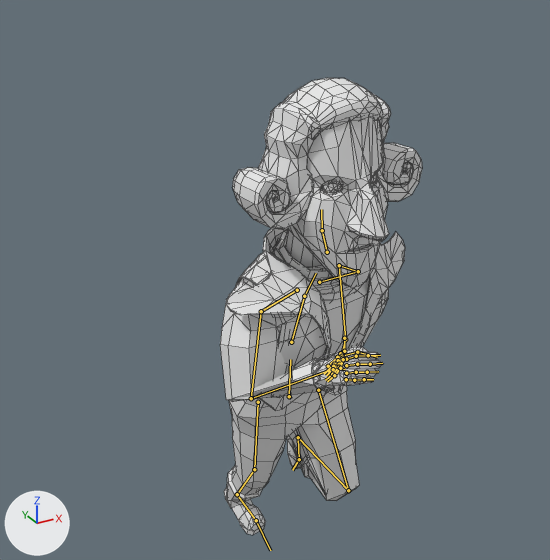
The FBX model Assets/Models/pasquale.fbx: old version first, new version second.
Before and after are seen from a 50 mm lens placed at (-4.5, -7.92, 8.46), pointed at (-0.32, -0.31, 4.66). The axes (+X, +Y, +Z) are drawn at lower left. The lights are the same throughout. Both versions are drawn at frame 1 of the action 'root|h_jumptoremap'; the numbers are the values there. The bones that bend it are drawn over the model as lines. Mesh edges are drawn as thin lines.

In view in the first picture: 'LOW', 'LOW.001'.
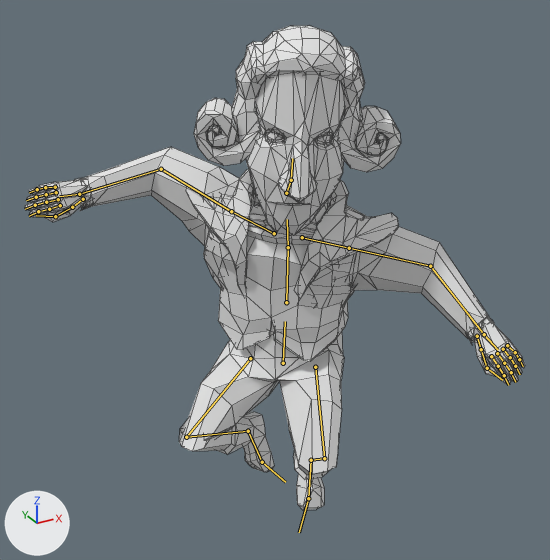
Location of each change, [x1, y1, x2, y2] in pixels of the pictures (550 x 560 px):
```json
{"object": "LOW", "change": "posed", "before": [220, 78, 422, 535], "after": [25, 26, 525, 510], "on screen": "147% wider"}
{"object": "LOW.001", "change": "posed", "before": [226, 227, 405, 411], "after": [186, 169, 399, 362], "on screen": "19% wider"}
{"bone": "root.x", "before": "(289, 396) to (290, 359)", "after": "(283, 363) to (285, 321)"}
{"bone": "thigh_stretch.l", "before": "(318, 390) to (348, 490)", "after": "(315, 367) to (324, 458)"}
{"bone": "leg_stretch.l", "before": "(348, 490) to (298, 437)", "after": "(324, 458) to (311, 460)"}
{"bone": "foot.l", "before": "(298, 437) to (299, 459)", "after": "(311, 460) to (308, 498)"}
{"bone": "thigh_stretch.r", "before": "(258, 402) to (254, 469)", "after": "(250, 358) to (186, 437)"}
{"bone": "leg_stretch.r", "before": "(254, 469) to (237, 494)", "after": "(186, 437) to (248, 431)"}
{"bone": "foot.r", "before": "(237, 494) to (256, 520)", "after": "(248, 431) to (262, 462)"}
{"bone": "spine_01.x", "before": "(291, 342) to (304, 296)", "after": "(286, 302) to (288, 247)"}
{"bone": "neck.x", "before": "(327, 252) to (322, 230)", "after": "(286, 193) to (291, 180)"}
{"bone": "head.x", "before": "(322, 230) to (321, 209)", "after": "(291, 180) to (292, 158)"}
{"bone": "shoulder.r", "before": "(297, 290) to (261, 311)", "after": "(274, 233) to (231, 211)"}
{"bone": "arm_stretch.r", "before": "(261, 311) to (251, 398)", "after": "(231, 211) to (161, 169)"}
{"bone": "forearm_stretch.r", "before": "(251, 398) to (328, 370)", "after": "(161, 169) to (79, 194)"}
{"bone": "hand.r", "before": "(328, 370) to (345, 369)", "after": "(79, 194) to (59, 196)"}
{"bone": "shoulder.l", "before": "(319, 282) to (358, 271)", "after": "(302, 237) to (349, 248)"}
{"bone": "arm_stretch.l", "before": "(358, 271) to (339, 265)", "after": "(349, 248) to (430, 266)"}
{"bone": "forearm_stretch.l", "before": "(339, 265) to (345, 339)", "after": "(430, 266) to (484, 334)"}
{"bone": "hand.l", "before": "(345, 339) to (341, 355)", "after": "(484, 334) to (498, 350)"}
```

Edits to the scene script, one JSON object a line:
```json
{"block": "bone_root_x", "where": "bone_root_x = bpy.data.objects['root'].pose.bones['root.x']"}
{"op": "set", "path": "bone_root_x.location", "old": "(0.0, -21.0, 33.0)", "new": "(-6.0, 30.0, 31.0)"}
{"op": "set", "path": "bone_root_x.rotation_quaternion", "old": "(0.996, 0.067, -0.058, -0.015)", "new": "(0.929, -0.034, -0.363, -0.058)", "note": "degrees (8, -6, -2) -> degrees (-2, -43, -6)"}
{"block": "bone_thigh_stretch_l", "where": "bone_thigh_stretch_l = bpy.data.objects['root'].pose.bones['thigh_stretch.l']  # child of 'root.x'"}
{"op": "set", "path": "bone_thigh_stretch_l.rotation_quaternion", "old": "(0.932, 0.231, -0.084, 0.267)", "new": "(0.823, 0.336, -0.162, 0.428)", "note": "degrees (24, -16, 28) -> degrees (30, -34, 46)"}
{"block": "bone_leg_stretch_l", "where": "bone_leg_stretch_l = bpy.data.objects['root'].pose.bones['leg_stretch.l']  # child of 'thigh_stretch.l'"}
{"op": "set", "path": "bone_leg_stretch_l.rotation_quaternion", "old": "(-0.431, 0.729, 0.049, 0.529)", "new": "(-0.466, 0.683, 0.009, 0.562)", "note": "degrees (-97, -54, -41) -> degrees (-84, -51, -54)"}
{"block": "bone_foot_l", "where": "bone_foot_l = bpy.data.objects['root'].pose.bones['foot.l']  # child of 'leg_stretch.l'"}
{"op": "set", "path": "bone_foot_l.rotation_quaternion", "old": "(0.997, 0.06, 0.008, 0.055)", "new": "(0.985, 0.099, -0.142, 0.002)", "note": "degrees (7, 1, 6) -> degrees (12, -16, -1)"}
{"block": "bone_thigh_stretch_r", "where": "bone_thigh_stretch_r = bpy.data.objects['root'].pose.bones['thigh_stretch.r']  # child of 'root.x'"}
{"op": "set", "path": "bone_thigh_stretch_r.rotation_quaternion", "old": "(0.998, -0.023, 0.032, 0.052)", "new": "(0.831, 0.295, 0.159, -0.444)", "note": "degrees (-2, 4, 6) -> degrees (24, 32, -49)"}
{"block": "bone_leg_stretch_r", "where": "bone_leg_stretch_r = bpy.data.objects['root'].pose.bones['leg_stretch.r']  # child of 'thigh_stretch.r'"}
{"op": "set", "path": "bone_leg_stretch_r.rotation_quaternion", "old": "(0.974, -0.151, -0.086, 0.144)", "new": "(0.383, -0.566, -0.058, 0.728)", "note": "degrees (-19, -7, 18) -> degrees (-56, 51, 96)"}
{"block": "bone_foot_r", "where": "bone_foot_r = bpy.data.objects['root'].pose.bones['foot.r']  # child of 'leg_stretch.r'"}
{"op": "set", "path": "bone_foot_r.rotation_quaternion", "old": "(0.972, 0.206, -0.108, 0.035)", "new": "(0.977, -0.133, 0.166, 0.029)", "note": "degrees (24, -13, 1) -> degrees (-15, 19, 1)"}
{"block": "bone_spine_01_x", "where": "bone_spine_01_x = bpy.data.objects['root'].pose.bones['spine_01.x']  # child of 'root.x'"}
{"op": "set", "path": "bone_spine_01_x.rotation_quaternion", "old": "(0.985, 0.119, 0.128, 0.001)", "new": "(0.991, 0.128, 0.001, -0.025)", "note": "degrees (14, 15, 2) -> degrees (15, 0, -3)"}
{"block": "bone_neck_x", "where": "bone_neck_x = bpy.data.objects['root'].pose.bones['neck.x']  # child of 'spine_02.x'"}
{"op": "set", "path": "bone_neck_x.rotation_quaternion", "old": "(1.0, -0.021, 0.012, 0.001)", "new": "(0.847, 0.509, 0.139, -0.068)", "note": "degrees (-2, 1, 0) -> degrees (62, 18, 2)"}
{"block": "bone_head_x", "where": "bone_head_x = bpy.data.objects['root'].pose.bones['head.x']  # child of 'neck.x'"}
{"op": "set", "path": "bone_head_x.rotation_quaternion", "old": "(0.983, -0.172, -0.058, 0.008)", "new": "(0.828, -0.556, 0.044, 0.048)", "note": "degrees (-20, -6, 2) -> degrees (-68, 7, 2)"}
{"block": "bone_shoulder_r", "where": "bone_shoulder_r = bpy.data.objects['root'].pose.bones['shoulder.r']  # child of 'spine_02.x'"}
{"op": "set", "path": "bone_shoulder_r.rotation_quaternion", "old": "(0.995, 0.047, 0.047, -0.079)", "new": "(0.878, -0.168, -0.438, 0.095)", "note": "degrees (5, 6, -9) -> degrees (-34, -48, 28)"}
{"block": "bone_arm_stretch_r", "where": "bone_arm_stretch_r = bpy.data.objects['root'].pose.bones['arm_stretch.r']  # child of 'shoulder.r'"}
{"op": "set", "path": "bone_arm_stretch_r.rotation_quaternion", "old": "(0.894, 0.401, 0.129, -0.155)", "new": "(0.972, -0.014, 0.205, 0.113)", "note": "degrees (46, 21, -11) -> degrees (1, 24, 13)"}
{"block": "bone_forearm_stretch_r", "where": "bone_forearm_stretch_r = bpy.data.objects['root'].pose.bones['forearm_stretch.r']  # child of 'arm_stretch.r'"}
{"op": "set", "path": "bone_forearm_stretch_r.rotation_quaternion", "old": "(0.692, -0.021, -0.06, -0.719)", "new": "(0.97, -0.009, 0.015, -0.243)", "note": "degrees (3, -7, -92) -> degrees (-1, 1, -28)"}
{"block": "bone_hand_r", "where": "bone_hand_r = bpy.data.objects['root'].pose.bones['hand.r']  # child of 'forearm_stretch.r'"}
{"op": "set", "path": "bone_hand_r.rotation_quaternion", "old": "(0.944, 0.317, 0.01, -0.085)", "new": "(0.945, 0.316, -0.083, -0.004)", "note": "degrees (37, 4, -9) -> degrees (37, -9, -3)"}
{"block": "bone_shoulder_l", "where": "bone_shoulder_l = bpy.data.objects['root'].pose.bones['shoulder.l']  # child of 'spine_02.x'"}
{"op": "set", "path": "bone_shoulder_l.rotation_quaternion", "old": "(0.999, 0.008, -0.034, 0.042)", "new": "(0.88, 0.104, 0.463, 0.008)", "note": "degrees (1, -4, 5) -> degrees (19, 54, 11)"}
{"block": "bone_arm_stretch_l", "where": "bone_arm_stretch_l = bpy.data.objects['root'].pose.bones['arm_stretch.l']  # child of 'shoulder.l'"}
{"op": "set", "path": "bone_arm_stretch_l.rotation_quaternion", "old": "(0.735, 0.524, 0.323, -0.285)", "new": "(0.968, -0.066, -0.231, -0.071)", "note": "degrees (68, 51, -7) -> degrees (-6, -27, -7)"}
{"block": "bone_forearm_stretch_l", "where": "bone_forearm_stretch_l = bpy.data.objects['root'].pose.bones['forearm_stretch.l']  # child of 'arm_stretch.l'"}
{"op": "set", "path": "bone_forearm_stretch_l.rotation_quaternion", "old": "(0.807, -0.018, 0.049, 0.588)", "new": "(0.981, 0.003, -0.095, 0.172)", "note": "degrees (2, 6, 72) -> degrees (-2, -11, 20)"}
{"block": "bone_hand_l", "where": "bone_hand_l = bpy.data.objects['root'].pose.bones['hand.l']  # child of 'forearm_stretch.l'"}
{"op": "set", "path": "bone_hand_l.rotation_quaternion", "old": "(0.988, 0.055, -0.094, 0.112)", "new": "(0.962, 0.236, 0.138, 0.0)", "note": "degrees (5, -11, 12) -> degrees (28, 15, 4)"}
```
